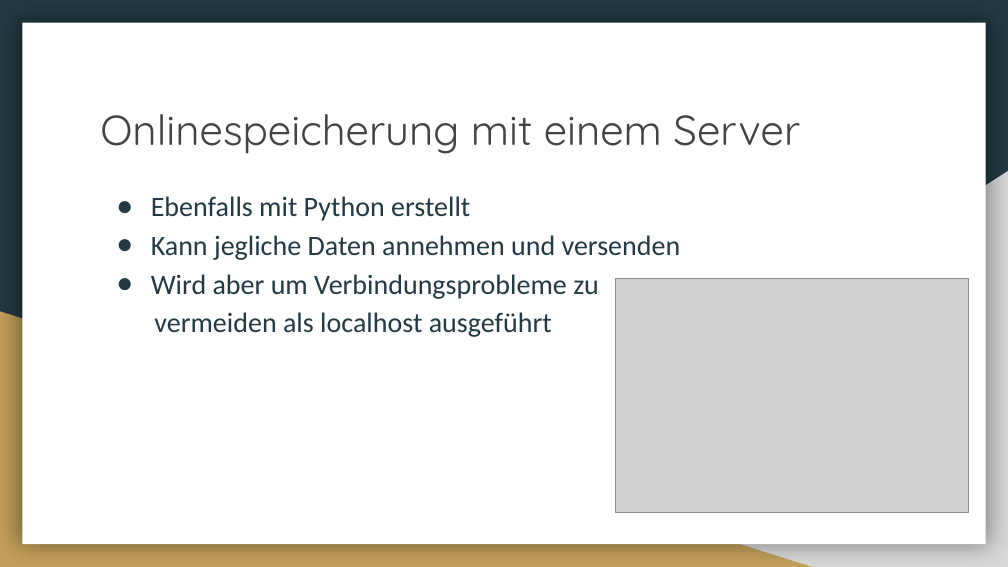
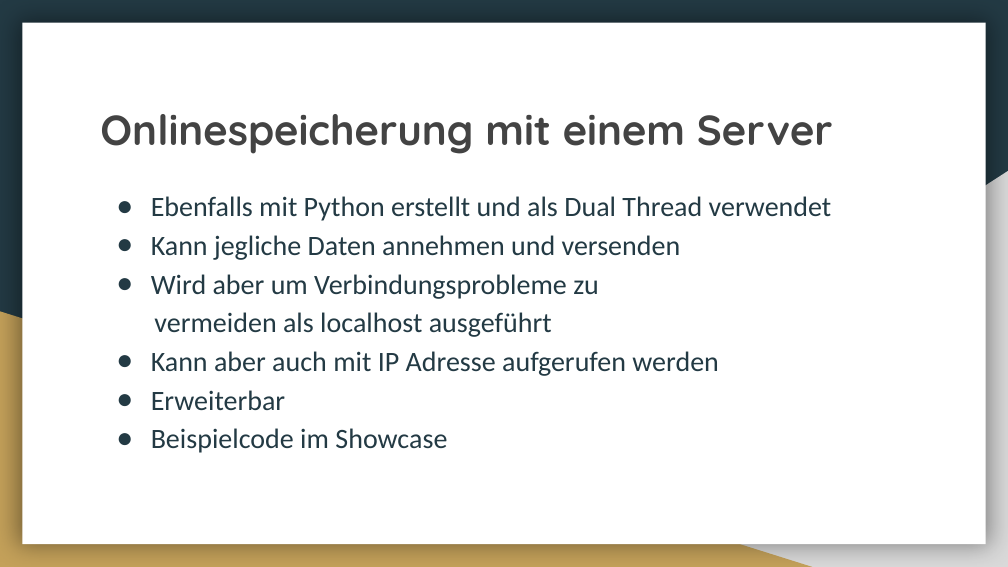
Before and after one commit to Lexa-Heda/TSA, a slide deck: slide 6 of TSA_Vortrag.pptx. Drawn at 1008x567 pixels with LibreOffice and Linux fonts; fonts in the diff are those of the drawing; grey boxes stand for pictures. Boxes give left, top, right and bottom in pixels: in the first picture for what was removed or moved away, otherwise in the second. Text is boxed around its words. In the diff, an @@ line names an element or a change of style, - is before the commit and + after.

```diff
--- a/TSA_Vortrag.pptx
+++ b/TSA_Vortrag.pptx
@@ title "Onlinespeicherung mit einem Server" at (x1=100, y1=114, x2=833, y2=154): bold on @@
@@ text at (x1=151, y1=196, x2=832, y2=221): text changed @@
-● Ebenfalls mit Python erstellt
+● Ebenfalls mit Python erstellt und als Dual Thread verwendet
@@ picture removed at (x1=615, y1=279, x2=968, y2=513) @@
@@ text at (x1=151, y1=351, x2=719, y2=453): paragraphs added @@
+● Kann aber auch mit IP Adresse aufgerufen werden
+● Erweiterbar
+● Beispielcode im Showcase
```
Also in this commit, not shown: 6 other slides changed, 1 slide added, 1 slide removed, 2 other files.
